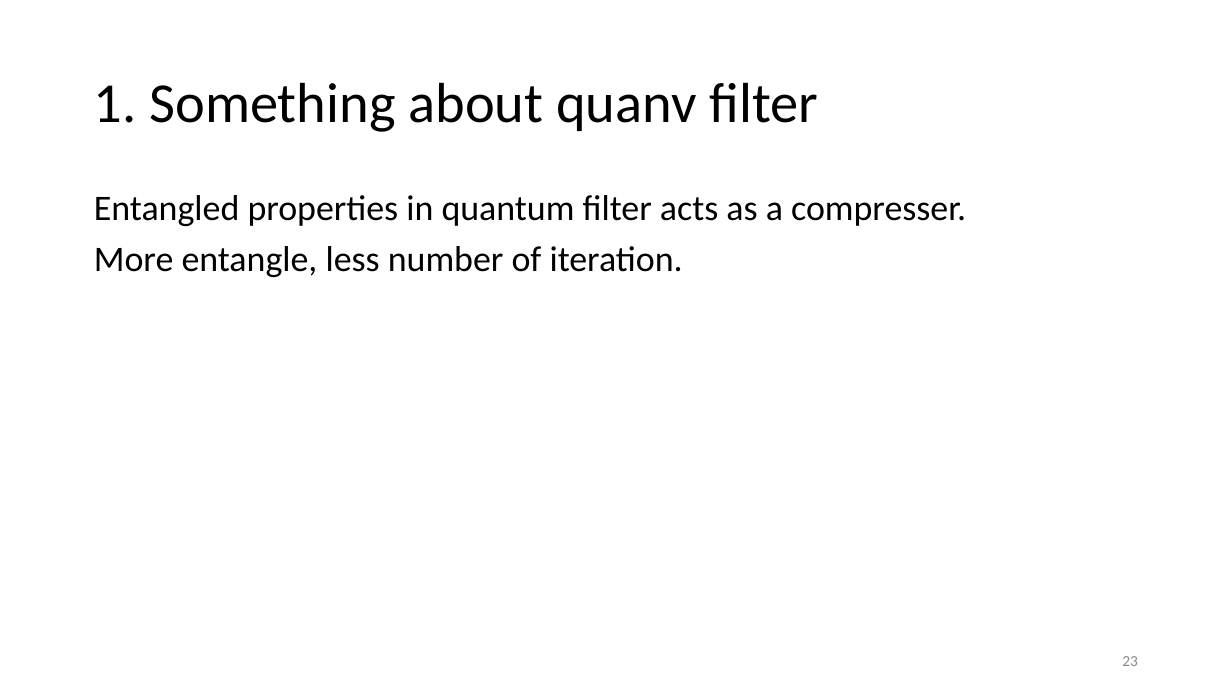
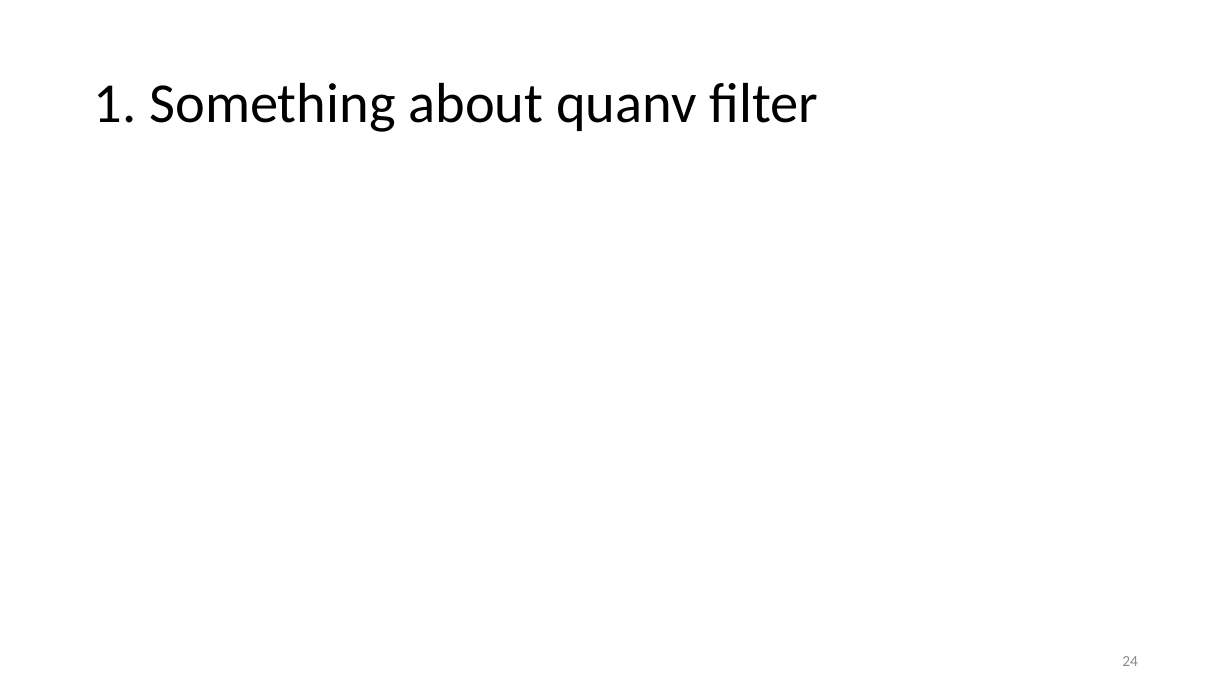
Before and after one commit to vutuanhai237/DynamicQNN, a slide deck: slide 24 of thesis/Quanvolutional neural network.pptx (slide 23 before the commit). Drawn at 1232x693 pixels with LibreOffice and Linux fonts; fonts in the diff are those of the drawing. Boxes give left, top, right and bottom in pixels: in the first picture for what was removed or moved away, otherwise in the second. Text is boxed around its words. In the diff, an @@ line names an element or a change of style, - is before the commit and + after.

```diff
--- a/thesis/Quanvolutional neural network.pptx
+++ b/thesis/Quanvolutional neural network.pptx
@@ text removed at [94, 195, 966, 277] @@
-Entangled properties in quantum filter acts as a compresser.
-More entangle, less number of iteration.
@@ page number at [1122, 656, 1138, 666]: text changed @@
-23
+24
```
Also in this commit, not shown: 11 other slides changed, 3 slides added, 10 slides removed.
